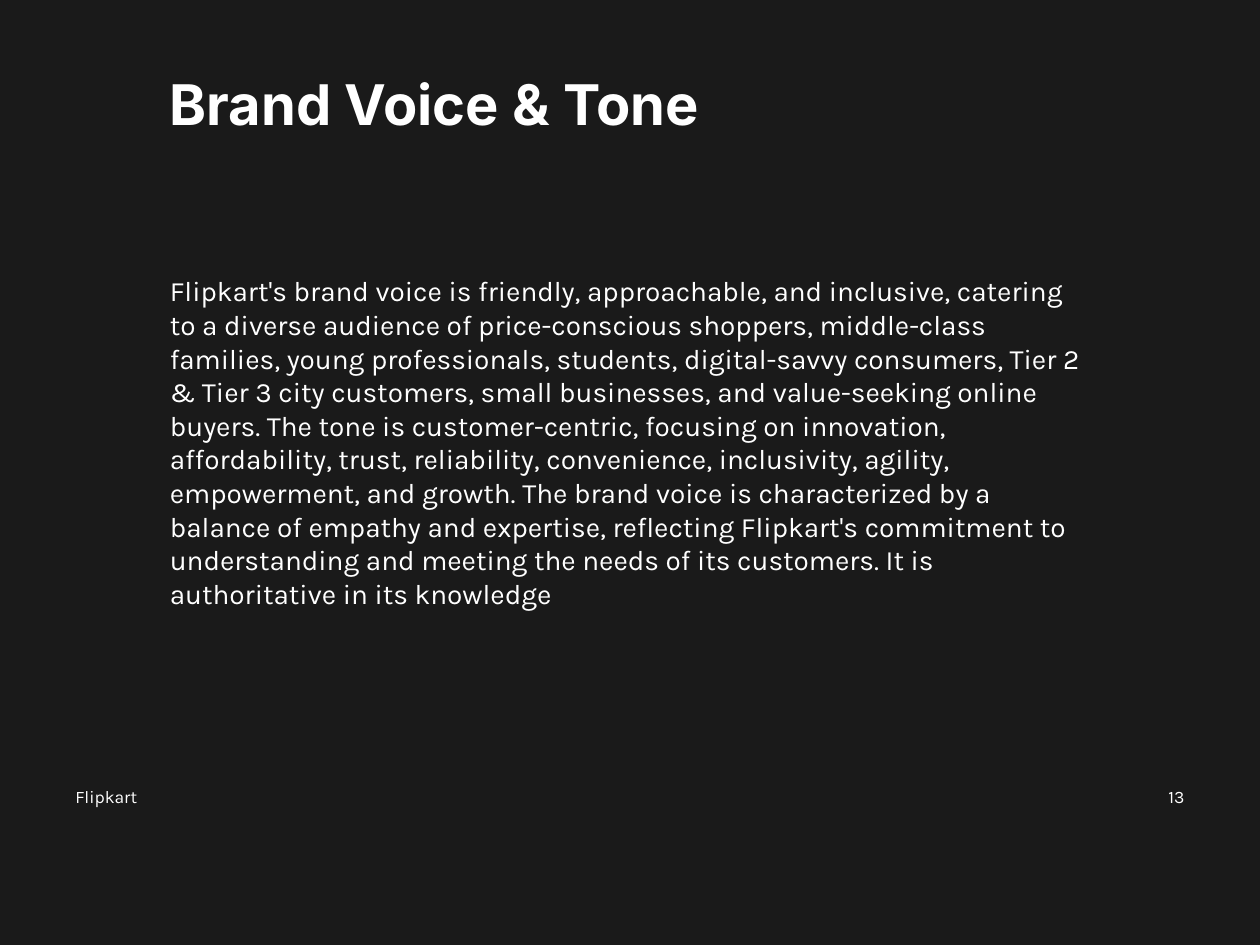
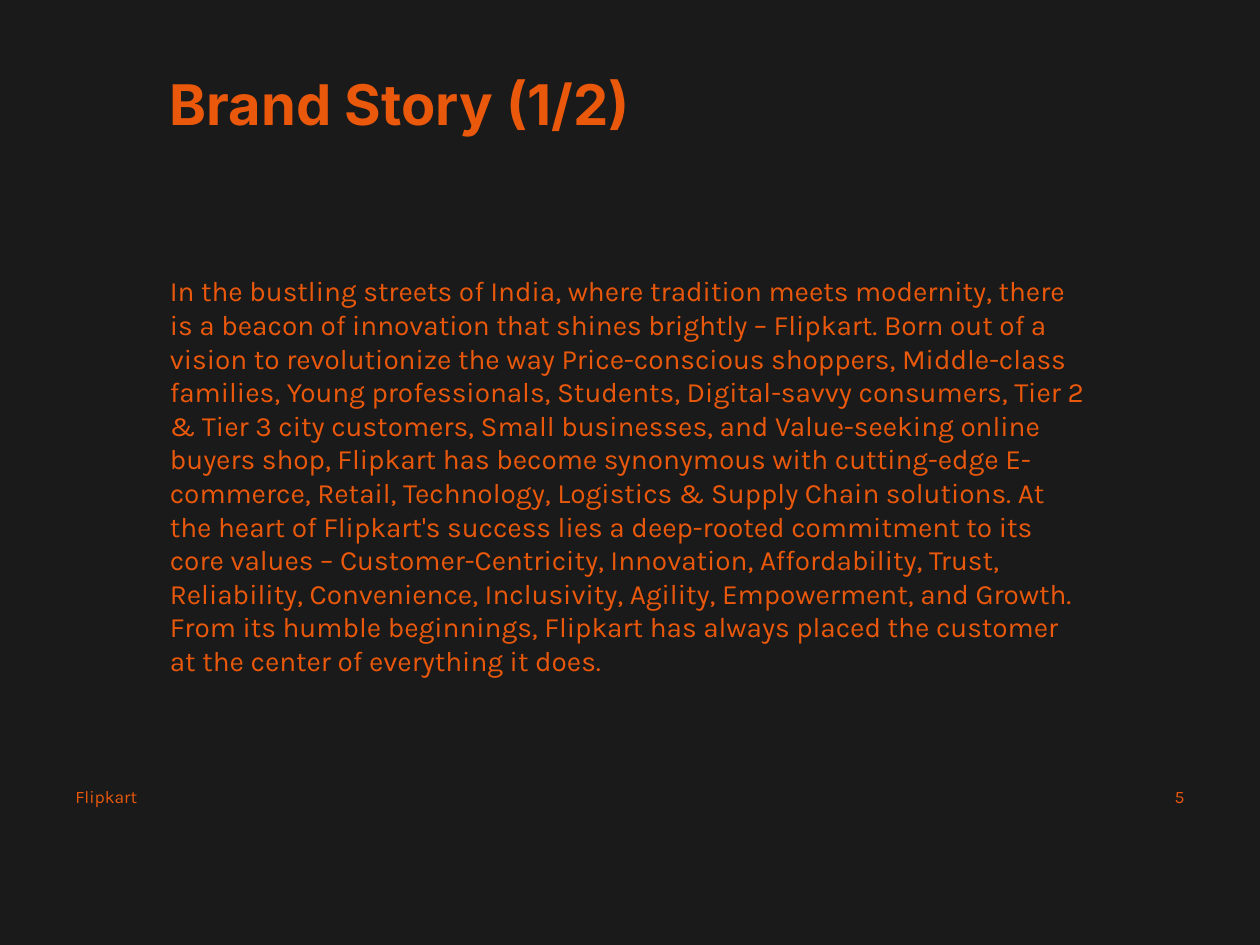
Before and after one commit to md-anas-sabah/brand_book_generator_crewai, a slide deck: slide 5 of output/flipkart/flipkart_enhanced_brand_book.pptx (slide 13 before the commit). Drawn at 1260x945 pixels with LibreOffice and Linux fonts; fonts in the diff are those of the drawing. Boxes give left, top, right and bottom in pixels: in the first picture for what was removed or moved away, otherwise in the second. Text is boxed around its words. In the diff, an @@ line names an element or a change of style, - is before the commit and + after.

Commit message:
Added New agents for brand purpose and brand storey

```diff
--- a/output/flipkart/flipkart_enhanced_brand_book.pptx
+++ b/output/flipkart/flipkart_enhanced_brand_book.pptx
@@ text at <box>170,79,629,137</box>: text changed; text colour #FFFFFF to #EA580C @@
-Brand Voice & Tone
+Brand Story (1/2)
@@ text at <box>170,281,1084,678</box>: text changed; text colour #FFFFFF to #EA580C @@
-Flipkart's brand voice is friendly, approachable, and inclusive, catering to a diverse audience of price-conscious shoppers, middle-class families, young professionals, students, digital-savvy consumers, Tier 2 & Tier 3 city customers, small businesses, and value-seeking online buyers. The tone is customer-centric, focusing on innovation, affordability, trust, reliability, convenience, inclusivity, agility, empowerment, and growth. The brand voice is characterized by a balance of empathy and expertise, reflecting Flipkart's commitment to understanding and meeting the needs of its customers. It is authoritative in its knowledge
+In the bustling streets of India, where tradition meets modernity, there is a beacon of innovation that shines brightly – Flipkart. Born out of a vision to revolutionize the way Price-conscious shoppers, Middle-class families, Young professionals, Students, Digital-savvy consumers, Tier 2 & Tier 3 city customers, Small businesses, and Value-seeking online buyers shop, Flipkart has become synonymous with cutting-edge E-commerce, Retail, Technology, Logistics & Supply Chain solutions. At the heart of Flipkart's success lies a deep-rooted commitment to its core values – Customer-Centricity, Innovation, Affordability, Trust, Reliability, Convenience, Inclusivity, Agility, Empowerment, and Growth. From its humble beginnings, Flipkart has always placed the customer at the center of everything it does.
@@ text "Flipkart" at <box>75,791,137,807</box>: text colour #FFFFFF to #EA580C @@
@@ text at <box>1175,792,1185,803</box>: text changed; text colour #FFFFFF to #EA580C @@
-13
+5
```
Also in this commit, not shown: 7 other slides changed, 2 slides added, 16 slides removed, 45 other files.
